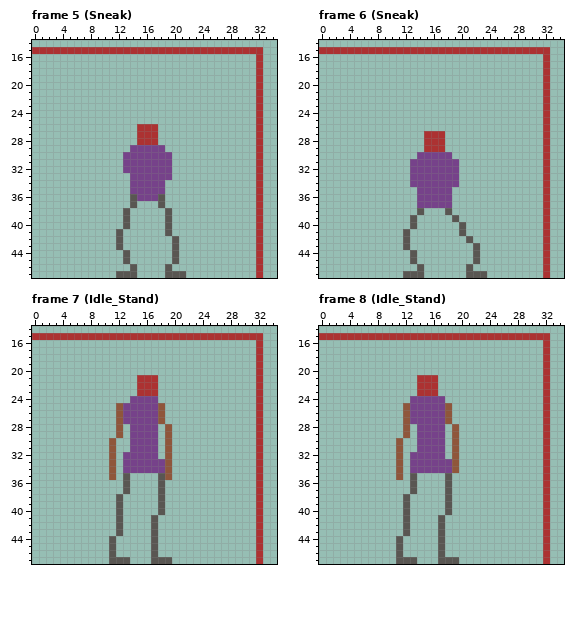
Two versions of one pixel-art file, RawResource/t.aseprite. This is how it looked before the edit.
48x48 pixels, 23 frames. Pixels under 10% opacity are left out. Colours within 5 levels of each other are drawn and written as one. Shown: frame 5 (Sneak): x 0..34, y 14..47; frame 6 (Sneak): x 0..34, y 14..47; frame 7 (Idle_Stand): x 0..34, y 14..47; frame 8 (Idle_Stand): x 0..34, y 14..47. The commit also changed other frames, which this record leaves out.
After:
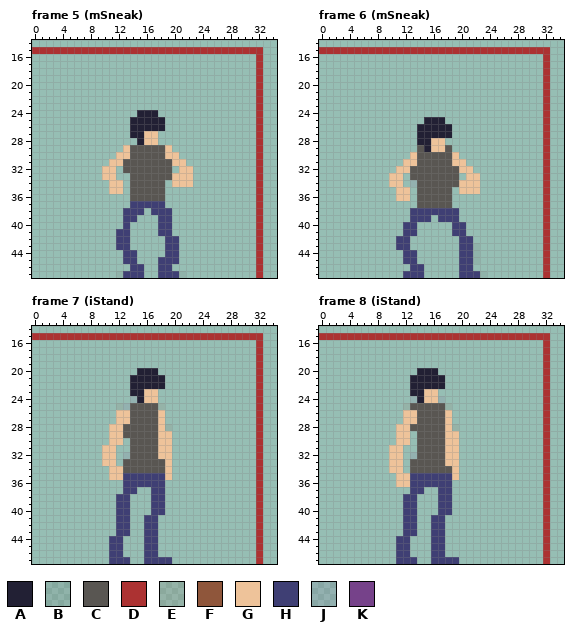
Palette (. is transparent): A #222034  B #5956521a  C #595652  D #ac3232  E #8f563b1a  F #8f563b  G #eec39a  H #3f3f74  J #76428a1a  K #76428a
From old to new:
layer "sketch" opacity 100% -> 10%
layer "base" now shown
--- frame 5 (mSneak)
@@ x 8..24 @@
 23 .................
-24 .................
-25 .................
-26 .......DDD.......
-27 .......DDD.......
-28 .......DDD.......
-29 ......KKKKK......
-30 .....KKKKKKK.....
-31 .....KKKKKKK.....
-32 .....KKKKKKK.....
-33 ......KKKKKK.....
-34 ......KKKKK......
-35 ......KKKKK......
-36 ......CKKKC......
-37 ......C...C......
-38 .....C.....C.....
-39 .....C.....C.....
-40 .....C.....C.....
-41 ....C......C.....
-42 ....C.......C....
-43 ....C.......C....
-44 .....C......C....
-45 .....C......C....
-46 ......C....C.....
-47 ....CCC....CCC...
+24 .......AAA.......
+25 ......AAAAA......
+26 ......AAAAA......
+27 ......AAGG.......
+28 .......AGG.......
+29 .....GCCCCCG.....
+30 ....GGCCCCCGG....
+31 ...GGCCCCCCCGG...
+32 ..GG.CCCCCCC.GG..
+33 ..GG..CCCCCCGGG..
+34 ...GG.CCCCC.GGG..
+35 ...GG.CCCCC......
+36 ......CCCCC......
+37 ......HHHHH......
+38 .....HHH.HHH.....
+39 .....HH...HH.....
+40 .....H....HH.....
+41 ....HH....HH.....
+42 ....HH.....HH....
+43 ....HH.....HH....
+44 .....HH....HH....
+45 .....HH...HHH....
+46 ......HH..HH.....
+47 ....BHHH..HHHB...
--- frame 6 (mSneak)
@@ x 8..25 @@
 24 ..................
-25 ..................
-26 ..................
-27 .......DDD........
-28 .......DDD........
-29 .......DDD........
-30 ......KKKKK.......
-31 .....KKKKKKK......
-32 .....KKKKKKK......
-33 .....KKKKKKK......
-34 .....KKKKKKK......
-35 ......KKKKK.......
-36 ......KKKKK.......
-37 ......KKKKK.......
-38 ......C...C.......
-39 .....C.....C......
-40 .....C......C.....
-41 ....C.......C.....
-42 ....C........C....
-43 ....C.........C...
-44 .....C........C...
-45 .....C........C...
-46 ......C......C....
-47 ....CCC......CCC..
+25 .......AAA........
+26 ......AAAAA.......
+27 ......AAAAA.......
+28 ......AAGG........
+29 ......CAGGC.......
+30 .....GCCCCCG......
+31 ....GGCCCCCGG.....
+32 ...GGCCCCCCCGG....
+33 ..GG.CCCCCCC.GG...
+34 ..GG.JCCCCCCGGG...
+35 ...GG.CCCCC.GGG...
+36 ...GG.CCCCC.......
+37 ......CCCCC.......
+38 .....HHHHHHH......
+39 .....HHH.HHH......
+40 ....HH.....HH.....
+41 ....HH.....HH.....
+42 ...HH.......HH....
+43 ...HH.......HHB...
+44 ....HH......HHB...
+45 ....HH......HHB...
+46 .....HH.....HH....
+47 ....HHH.....HHHB..
--- frame 7 (iStand)
@@ x 8..21 @@
 19 ..............
-20 ..............
-21 .......DDD....
-22 .......DDD....
-23 .......DDD....
-24 ......KKKK....
-25 ....FKKKKKF...
-26 ....FKKKKKF...
-27 ....FKKKKKF...
-28 ....F.KKKK.F..
-29 ....F.KKKK.F..
-30 ...F..KKKK.F..
-31 ...F..KKKK.F..
-32 ...F.KKKKK.F..
-33 ...F.KKKKKKF..
-34 ...F.KKKKKKF..
-35 ...F.C....CF..
-36 .....C....C...
-37 .....C....C...
-38 ....C.....C...
-39 ....C.....C...
-40 ....C.....C...
-41 ....C....C....
-42 ....C....C....
-43 ....C....C....
-44 ...C.....C....
-45 ...C.....C....
-46 ...C.....C....
-47 ...CCC...CCC..
+20 .......AAA....
+21 ......AAAAA...
+22 ......AAAAA...
+23 ......AAGG....
+24 ......JAGG....
+25 ....EJCCCCE...
+26 ....GGCCCCG...
+27 ....GGCCCCG...
+28 ...GGCCCCCGE..
+29 ...GGCCCCCGG..
+30 ...GG.CCCCGG..
+31 ..GG..CCCCGG..
+32 ..GG.JCCCCGG..
+33 ..GG.CCCCCCG..
+34 ...GGCCCCCCG..
+35 ...GGHHHHHHG..
+36 .....HHHHHH...
+37 .....HH..HH...
+38 ....HH...HH...
+39 ....HH...HH...
+40 ....HH...HH...
+41 ....HH..HH....
+42 ....HH..HH....
+43 ....HH..HH....
+44 ...HH...HH....
+45 ...HH...HH....
+46 ...HH...HH....
+47 ...HHH..HHHH..
--- frame 8 (iStand)
@@ x 8..21 @@
 19 ..............
-20 ..............
-21 ......DDD.....
-22 ......DDD.....
-23 ......DDD.....
-24 .....KKKKK....
-25 ....FKKKKKF...
-26 ....FKKKKKF...
-27 ....FKKKKKF...
-28 ....F.KKKK.F..
-29 ....F.KKKK.F..
-30 ...F..KKKK.F..
-31 ...F..KKKK.F..
-32 ...F.KKKKK.F..
-33 ...F.KKKKKKF..
-34 ...F.KKKKKKF..
-35 ...F.C....C...
-36 .....C....C...
-37 .....C....C...
-38 ....C.....C...
-39 ....C.....C...
-40 ....C.....C...
-41 ....C....C....
-42 ....C....C....
-43 ....C....C....
-44 ...C.....C....
-45 ...C.....C....
-46 ...C.....C....
-47 ...CCC...CCC..
+20 ......AAA.....
+21 .....AAAAA....
+22 .....AAAAA....
+23 .....AAGG.....
+24 .....JAGGJ....
+25 ....ECCCCCE...
+26 ....GGCCCCG...
+27 ....GGCCCCG...
+28 ...GGCCCCCGE..
+29 ...GG.CCCCGG..
+30 ...GG.CCCCGG..
+31 ..GG..CCCCGG..
+32 ..GG.JCCCCGG..
+33 ..GG.CCCCCGG..
+34 ..GG.CCCCCCG..
+35 ...GGHHHHHHG..
+36 ...GGHHHHHH...
+37 .....HH..HH...
+38 ....HH...HH...
+39 ....HH...HH...
+40 ....HH...HH...
+41 ....HH..HH....
+42 ....HH..HH....
+43 ....HH..HH....
+44 ...HH...HH....
+45 ...HH...HH....
+46 ...HH...HH....
+47 ...HHH..HHHH..
Pixel boxes of the changes (left, top, right, bottom) in both pictures:
changed: (102, 110, 193, 278)
changed: (389, 117, 487, 278)
changed: (102, 368, 172, 564)
changed: (389, 368, 459, 564)
